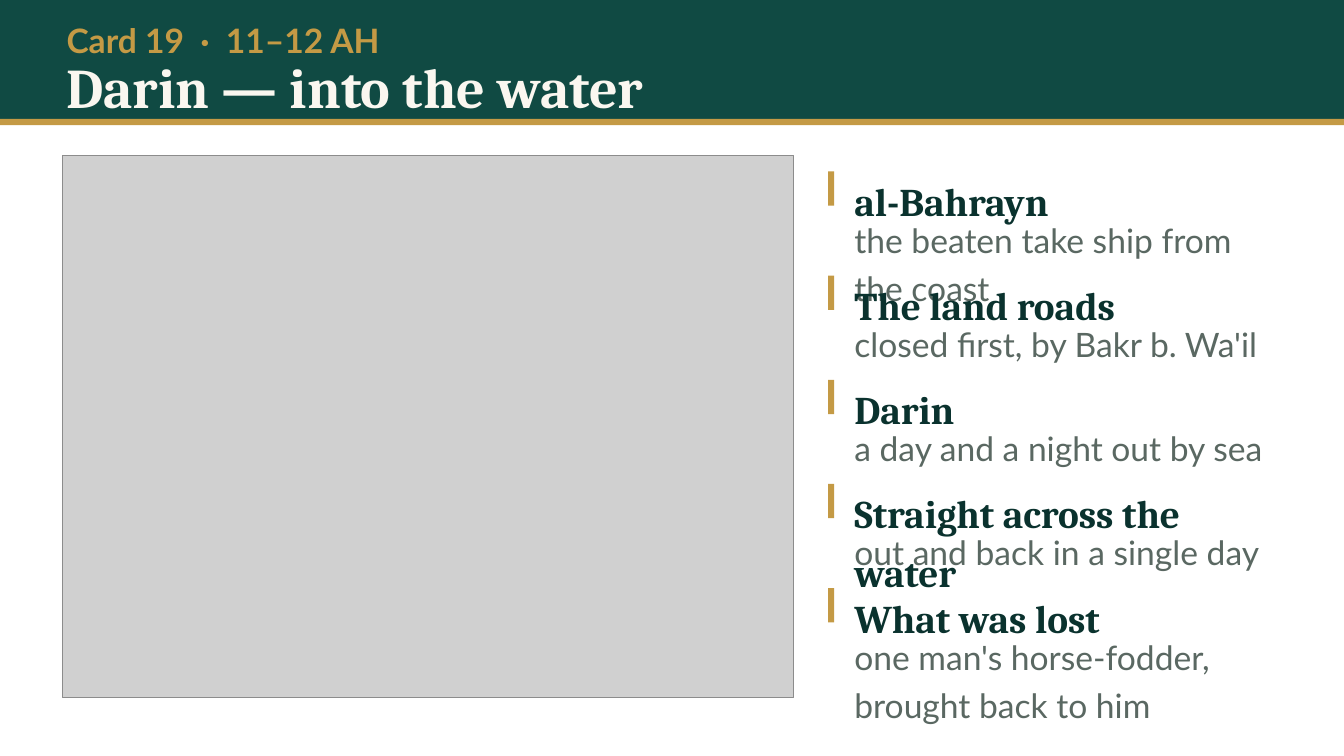
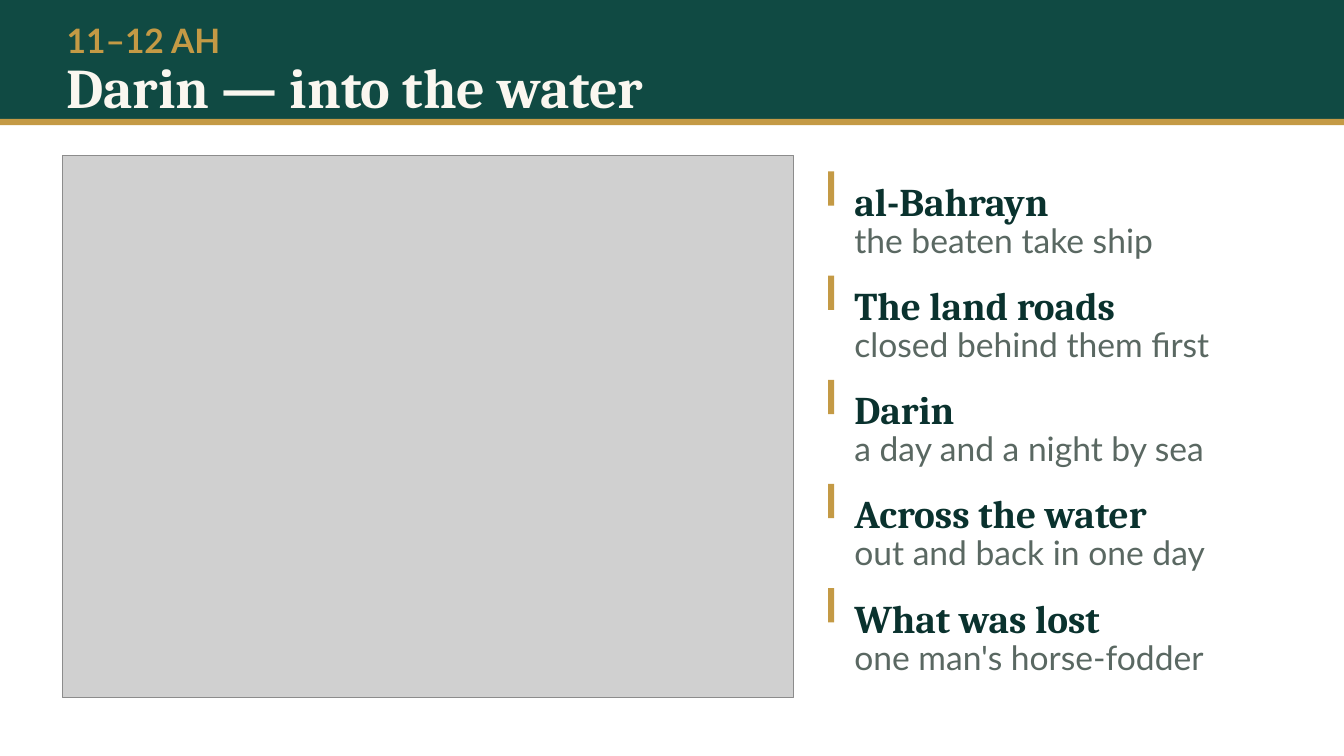
Before and after one commit to daniyalyasin93/2026SeptemberIslamicHistoryClass, a slide deck: slide 68 of L02_baarah_saal/L02.pptx (slide 36 before the commit). Drawn at 1344x756 pixels with LibreOffice and Linux fonts; fonts in the diff are those of the drawing; grey boxes stand for pictures. Boxes give left, top, right and bottom in pixels: in the first picture for what was removed or moved away, otherwise in the second. Text is boxed around its words. In the diff, an @@ line names an element or a change of style, - is before the commit and + after.

```diff
--- a/L02_baarah_saal/L02.pptx
+++ b/L02_baarah_saal/L02.pptx
@@ text at (67,28,220,53): text changed @@
-Card 19 · 11–12 AH
+11–12 AH
@@ text at (854,224,1153,259): text changed @@
-the beaten take ship from the coast
+the beaten take ship
@@ text at (854,332,1209,358): text changed @@
-closed first, by Bakr b. Wa'il
+closed behind them first
@@ text at (854,436,1204,467): text changed @@
-a day and a night out by sea
+a day and a night by sea
@@ text at (854,500,1147,529): text changed @@
-Straight across the water
+Across the water
@@ text at (854,540,1204,571): text changed @@
-out and back in a single day
+out and back in one day
@@ text at (854,645,1204,671): text changed @@
-one man's horse-fodder, brought back to him
+one man's horse-fodder
```
Also in this commit, not shown: 44 other slides changed, 37 slides added, 17 other files.
